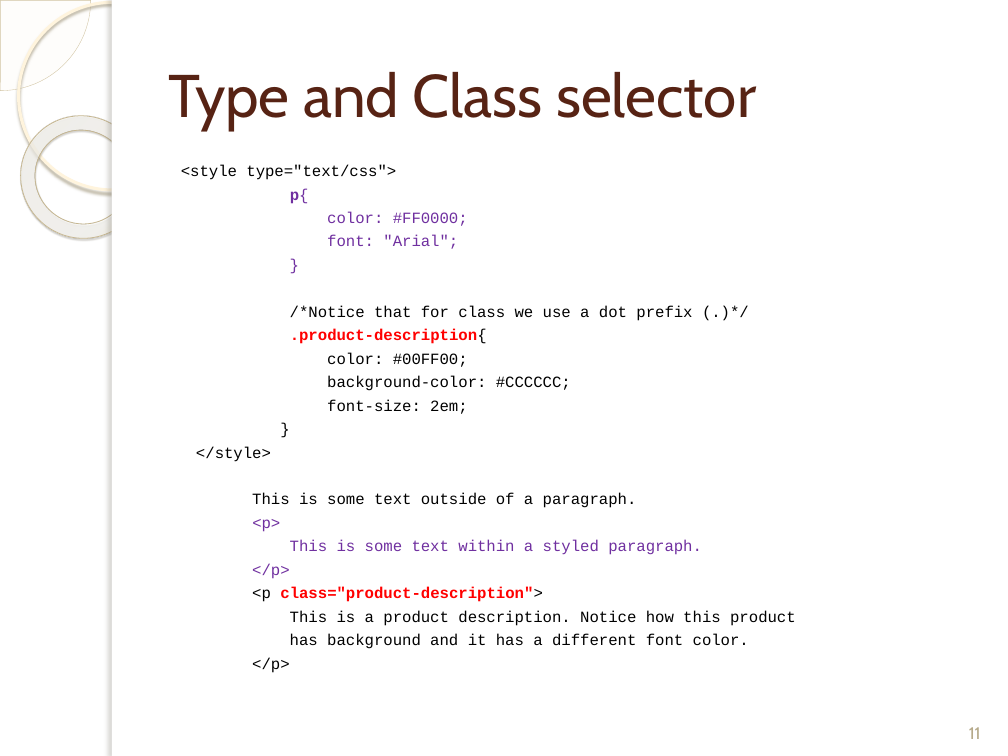
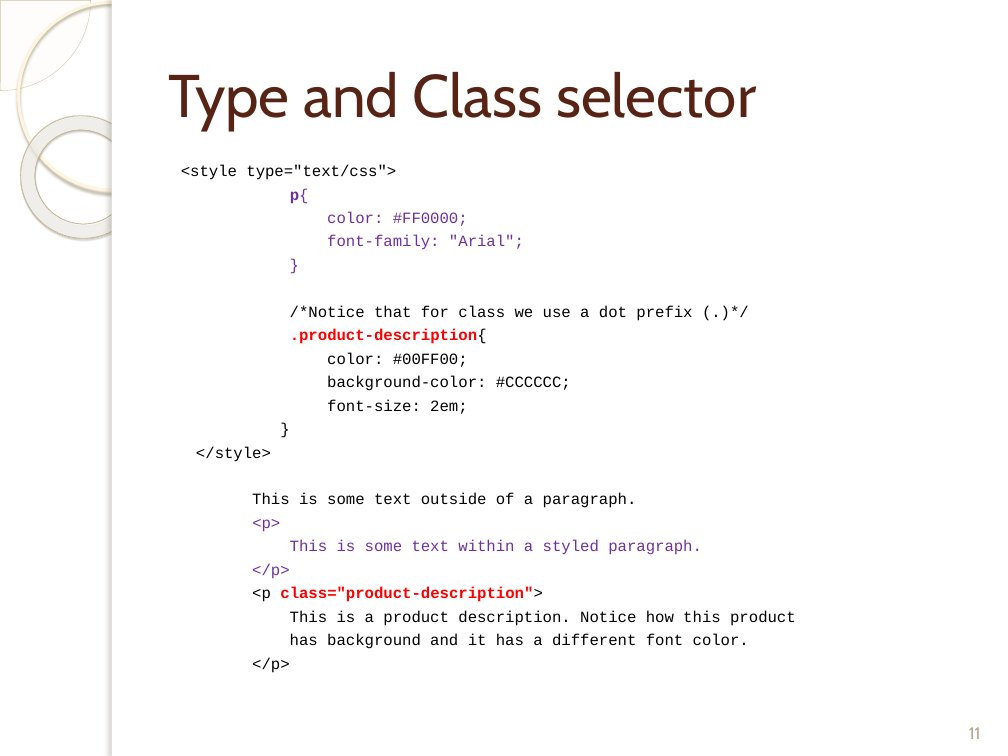
Before and after one commit to fernandozamoraj/html-tuts, a slide deck: slide 11 of Intro to Web Development Part 3 CSS.pptx. Drawn at 1008x756 pixels with LibreOffice and Linux fonts; fonts in the diff are those of the drawing; background and template pictures are left out. Boxes give left, top, right and bottom in pixels: in the first picture for what was removed or moved away, otherwise in the second. Text is boxed around its words. In the diff, an @@ line names an element or a change of style, - is before the commit and + after.

Commit message:
added the fourth set of slides

```diff
--- a/Intro to Web Development Part 3 CSS.pptx
+++ b/Intro to Web Development Part 3 CSS.pptx
@@ text at box(327, 235, 524, 250): text changed @@
-font: "Arial";
+font-family: "Arial";
```
Also in this commit, not shown: 7 other files.
